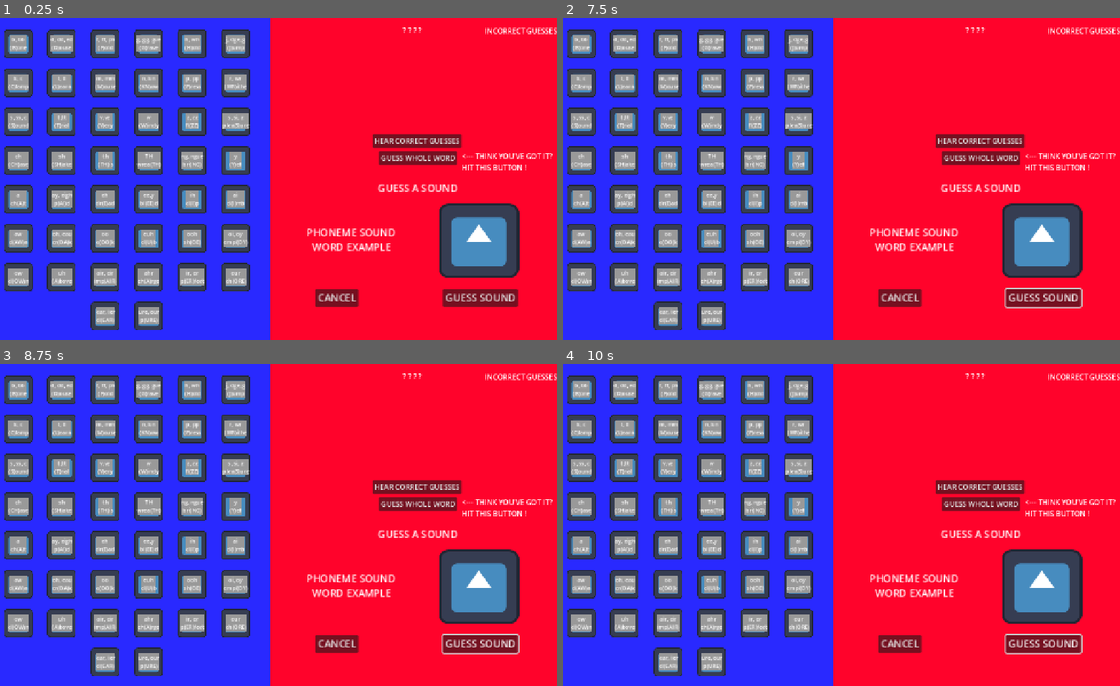
Above: before the commit, frames 1-4 (two rows, left to right).
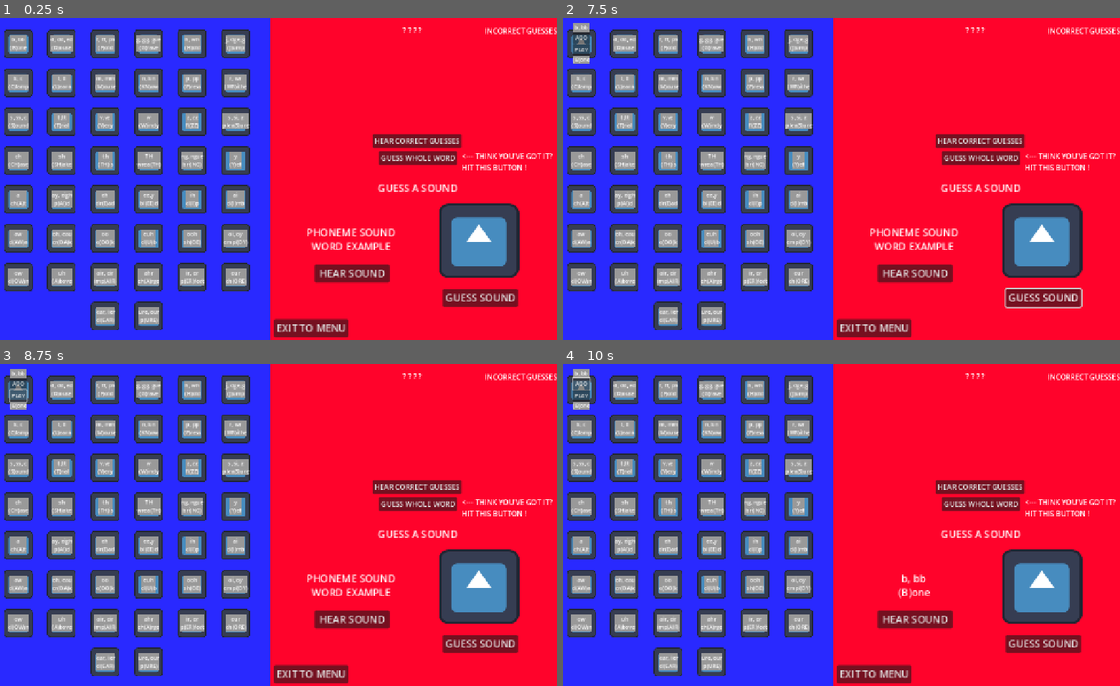
Above: after the commit, the same moments.

Repository: sym-z/phonetic-hangman
Game: Godot game, scene res://scenes/word_guesser/word_guesser.tscn
Two runs of this game, one before a commit and one after it. Both use one fixed random seed, a clock stepped at 60 frames per second and the inputs below. The project has no main scene, so this scene is started directly. The engine's default icon, where the game draws it, is replaced by a stand-in: a white triangle on a blue panel in a dark square. Sound files missing from this copy of the repository are replaced by a short silence.
Inputs (mouse positions are in pixels of both pictures, inside the frame that each line leads up to):
- Up to frame 1 (0.25 s): no input
- Up to frame 2 (7.5 s): click (897, 298) at 0.5 s, where only the run before the commit has a clickable "CANCEL"; click (913, 272) at 1.25 s, where only the run after the commit has a clickable "HEAR SOUND"; click "HEAR CORRECT GUESSES" at 2 s; click "GUESS WHOLE WORD" at 2.75 s; click "HEAR CORRECT GUESSES" at 3.5 s; click "GUESS WHOLE WORD" at 4.25 s; click "HEAR CORRECT GUESSES" at 5 s; click "GUESS WHOLE WORD" at 5.75 s; click "GUESS SOUND" at 6.5 s; move the mouse to (579, 43) at 7.27 s
- Up to frame 3 (8.75 s): click (16, 396) at 8 s, where only the run after the commit has a clickable "PLAY"
- Up to frame 4 (10 s): click (579, 396) at 8.75 s, where only the run after the commit has a clickable "PLAY"; click (579, 383) at 9.5 s, where only the run after the commit has a clickable "ADD"

The runs differ from the first frame. In frame 1, 2.3% of the frame differs, in the area x 49-71%, y 69-100%; in frame 2, 2.7%; in frame 3, 2.9%; in frame 4, 3.2%, in the area x 1-94%, y 1-100%.

Commit message:
Adding selections changes text on guessing scene

Diff:
--- a/src/scenes/word_guesser/word_guesser.gd
+++ b/src/scenes/word_guesser/word_guesser.gd
@@ -9,12 +9,16 @@
 @export var guess_container : HFlowContainer
 @export var selected_letters : Label
 @export var selected_example : Label
+@export var phoneme_container : HFlowContainer
+
 
 const NO_SELECTION : int = -1
 var current_selection :  int = NO_SELECTION
 var selected_sound : AudioStreamMP3
 
 func _ready() -> void:
+	for child in phoneme_container.get_children():
+		child.added.connect(_on_selection_added)
 	if(debug):
 		Globals.decoded_built_word = [5,24,6]
 		Globals.decoded_typed_word = "JACK"
@@ -26,7 +30,6 @@
 	num_letters.text = ""
 	for letter in Globals.decoded_typed_word.length():
 		num_letters.text += "? "
-		print(num_letters.text)
 	if(num_letters.text.length() > 0):
 		num_letters.text.erase(num_letters.text.length()-1,1)
 
@@ -39,3 +42,7 @@
 		selected_letters.text = Libraries.letter_lib[current_selection]
 		selected_example.text = Libraries.word_lib[current_selection]
 		selected_sound = Libraries.sound_lib[current_selection]
+
+func _on_selection_added(id):
+	current_selection = id
+	phoneme_selected()
--- a/src/scenes/word_guesser/word_guesser.tscn
+++ b/src/scenes/word_guesser/word_guesser.tscn
@@ -16,18 +16,21 @@
 "speed": 5.0
 }]
 
-[node name="Word Guesser" type="Control" node_paths=PackedStringArray("num_letters", "num_guesses", "guess_container", "selected_example")]
+[node name="Word Guesser" type="Control" node_paths=PackedStringArray("num_letters", "num_guesses", "guess_container", "selected_letters", "selected_example", "phoneme_container")]
 layout_mode = 3
 anchors_preset = 15
 anchor_right = 1.0
 anchor_bottom = 1.0
 grow_horizontal = 2
 grow_vertical = 2
+mouse_filter = 1
 script = ExtResource("1_510jw")
 num_letters = NodePath("Guess State/Number of Letters")
 num_guesses = NodePath("Guess State/Guesses Left")
 guess_container = NodePath("Guess State/Current Guesses Container")
+selected_letters = NodePath("Guessing Window/Phoeneme Sound")
 selected_example = NodePath("Guessing Window/Word Example")
+phoneme_container = NodePath("MarginContainer/HFlowContainer")
 
 [node name="BackgroundReference" type="Sprite2D" parent="."]
 texture = ExtResource("1_qtlm4")
@@ -123,13 +126,15 @@
 offset_right = -34.0184
 offset_bottom = -32.0854
 text = "PHONEME SOUND"
+horizontal_alignment = 1
 
 [node name="Word Example" type="Label" parent="Guessing Window"]
-offset_left = -167.432
-offset_top = -29.9634
-offset_right = -25.4322
-offset_bottom = -6.96343
+offset_left = -174.587
+offset_top = -31.4999
+offset_right = -32.5877
+offset_bottom = -8.49994
 text = "WORD EXAMPLE"
+horizontal_alignment = 1
 
 [node name="Guess Sound" type="Button" parent="Guessing Window"]
 offset_left = 41.5003
@@ -138,9 +143,16 @@
 offset_bottom = 84.0122
 text = "GUESS SOUND"
 
-[node name="Cancel" type="Button" parent="Guessing Window"]
-offset_left = -161.708
-offset_top = 53.0122
-offset_right = -92.7079
-offset_bottom = 84.0122
-text = "CANCEL"
+[node name="Hear Sound" type="Button" parent="Guessing Window"]
+offset_left = -163.139
+offset_top = 10.7561
+offset_right = -43.1395
+offset_bottom = 41.7561
+text = "HEAR SOUND"
+
+[node name="Exit" type="Button" parent="Guessing Window"]
+offset_left = -228.252
+offset_top = 105.256
+offset_right = -109.252
+offset_bottom = 136.256
+text = "EXIT TO MENU"
